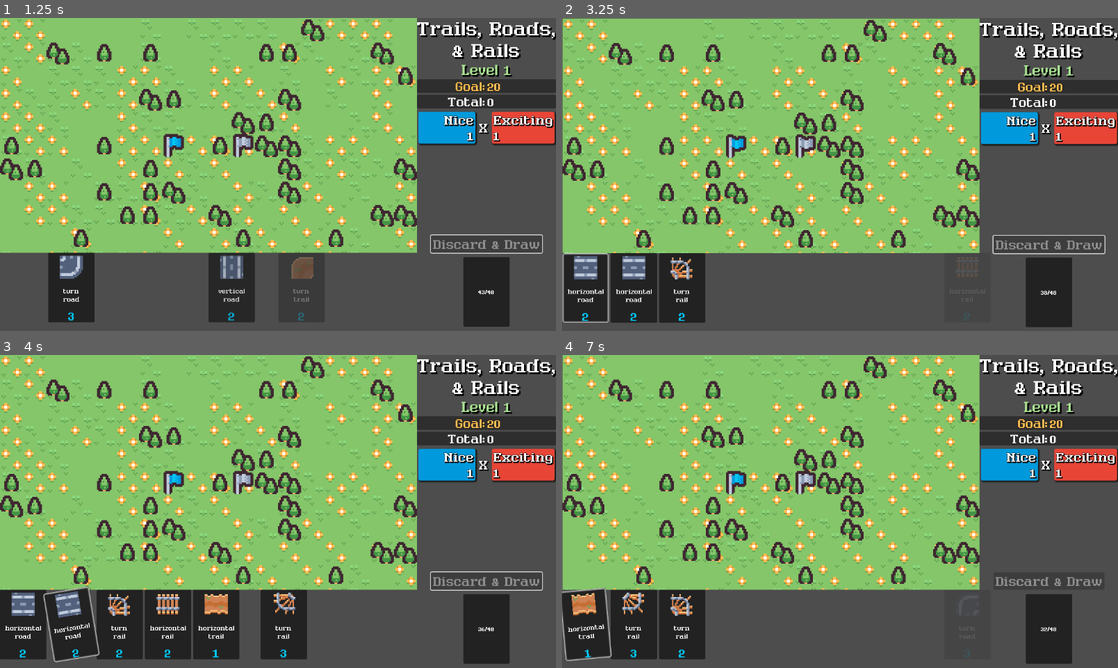
Above: before the commit, frames 1-4 (two rows, left to right).
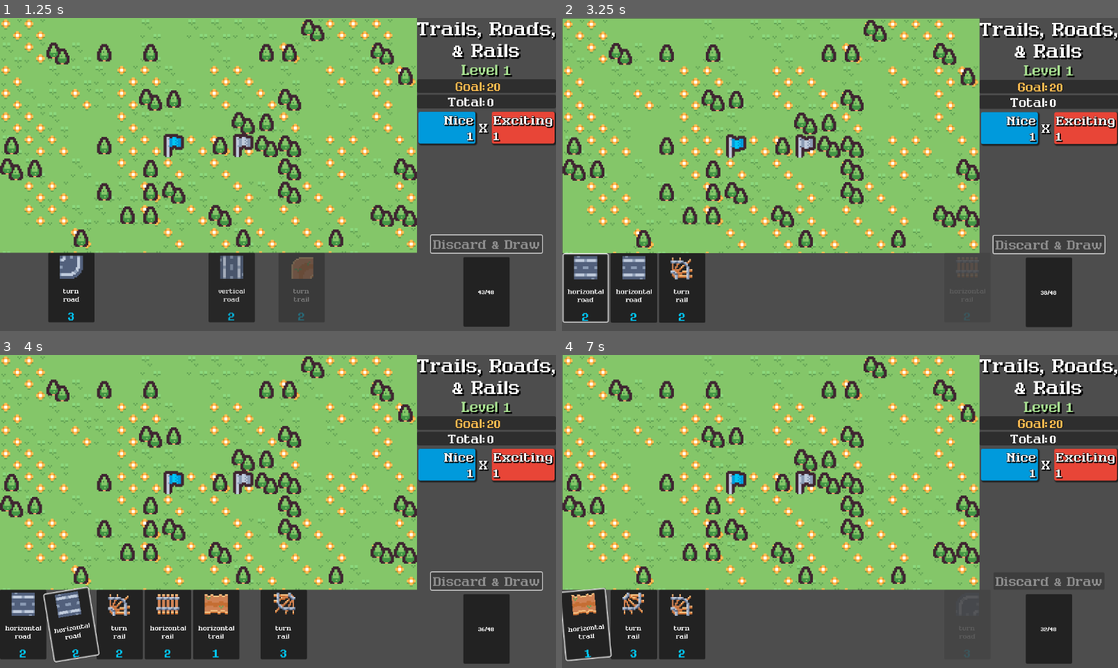
Above: after the commit, the same moments.

Repository: nuzcraft/trails-roads-rails
Game: Godot game, scene res://scenes/main.tscn
Same seed, same stepped clock (60 frames per second), same inputs: the game is played once before the commit and once after it.
Inputs (mouse positions are in pixels of both pictures, inside the frame that each line leads up to):
- Up to frame 1 (1.25 s): click "Discard & Draw" at 0.5 s
- Up to frame 2 (3.25 s): move the mouse to (862, 287) at 1.27 s; click (862, 287) at 1.42 s; move the mouse to (806, 287) at 2.02 s; click (806, 287) at 2.17 s; move the mouse to (584, 287) at 2.77 s; click (584, 287) at 2.92 s
- Up to frame 3 (4 s): move the mouse to (72, 624) at 3.52 s; click (72, 624) at 3.67 s
- Up to frame 4 (7 s): click "Discard & Draw" at 4.25 s; move the mouse to (684, 624) at 5.02 s; click (684, 624) at 5.17 s; move the mouse to (673, 464) at 5.77 s; click (673, 464) at 5.92 s; move the mouse to (584, 624) at 6.52 s; click (584, 624) at 6.67 s

Frame 1 is identical in both runs. In frame 2, less than 0.1% of the frame differs, in the area x 0-9%, y 75-98%; in frame 3, 0.1%, in the area x 7-18%, y 74-99%; in frame 4, less than 0.1%.

Commit message:
working on deck edit menu, adding selectable state to card

Diff:
--- a/scenes/card/card.gd
+++ b/scenes/card/card.gd
@@ -21,7 +21,8 @@
 enum STATE {
 	STATIC,
 	FOLLOWING,
-	FROZEN
+	FROZEN,
+	SELECTABLE
 }
 
 var current_state: int =  STATE.STATIC
@@ -57,23 +58,24 @@
 	if combo_score: tooltip_text += "\nCombo Modifier = %d" % combo_score
 
 func _on_gui_input(event: InputEvent) -> void:
-	if event is InputEventMouseButton and event.pressed:
-		match event.button_index:
-			MOUSE_BUTTON_LEFT:
-				SoundPlayer.play_sound(SoundPlayer.MOUSECLICK_1)
-				switch_state(STATE.FOLLOWING)
-			MOUSE_BUTTON_RIGHT:
-				SoundPlayer.play_sound(SoundPlayer.MOUSERELEASE_1)
-				switch_state_to_static(true)
-		wiggle()
-	elif event is InputEventMouseButton and not event.pressed:
-		match event.button_index:
-			MOUSE_BUTTON_LEFT:
-				if current_state == STATE.FOLLOWING:
-					card_dropped.emit(self, atlas_pos)
-					switch_state(STATE.FROZEN)
-				#switch_state(STATE.STATIC)
-			#_: SoundPlayer.play_sound(SoundPlayer.MOUSERELEASE_1)
+	if not current_state == STATE.SELECTABLE:
+		if event is InputEventMouseButton and event.pressed:
+			match event.button_index:
+				MOUSE_BUTTON_LEFT:
+					SoundPlayer.play_sound(SoundPlayer.MOUSECLICK_1)
+					switch_state(STATE.FOLLOWING)
+				MOUSE_BUTTON_RIGHT:
+					SoundPlayer.play_sound(SoundPlayer.MOUSERELEASE_1)
+					switch_state_to_static(true)
+			wiggle()
+		elif event is InputEventMouseButton and not event.pressed:
+			match event.button_index:
+				MOUSE_BUTTON_LEFT:
+					if current_state == STATE.FOLLOWING:
+						card_dropped.emit(self, atlas_pos)
+						switch_state(STATE.FROZEN)
+					#switch_state(STATE.STATIC)
+				#_: SoundPlayer.play_sound(SoundPlayer.MOUSERELEASE_1)
 
 func switch_state(state: int) -> void:
 	match state:
@@ -121,3 +123,10 @@
 	tween.tween_property(self, 'scale', Vector2(1.0, 1.0), 0.1)
 	tween.parallel().tween_property($PanelContainer/BorderPanel, 'visible', false, 0.1)
 	z_index -=1
+
+func select() -> void:
+	SoundPlayer.play_sound(SoundPlayer.CLICK_5)
+	var tween = get_tree().create_tween()
+	tween.set_ease(Tween.EASE_IN_OUT)
+	tween.tween_property(self, 'position', position + Vector2(0, -32), 0.1)
+	tween.parallel().tween_property($PanelContainer/BorderPanel2, 'visible', true, 0.1)
--- a/scenes/card/card.tscn
+++ b/scenes/card/card.tscn
@@ -1,8 +1,21 @@
-[gd_scene load_steps=8 format=3 uid="uid://cxvwx7q4ct2qd"]
+[gd_scene load_steps=9 format=3 uid="uid://cxvwx7q4ct2qd"]
 
 [ext_resource type="Theme" uid="uid://cre4ao7e05vhg" path="res://main.theme" id="1_fq3o7"]
 [ext_resource type="Script" path="res://scenes/card/card.gd" id="1_klpha"]
 [ext_resource type="Texture2D" uid="uid://cg3h6g2bsiy8s" path="res://assets/kenney-tiny-battle/tilemap_packed.png" id="1_rxqnl"]
+
+[sub_resource type="StyleBoxFlat" id="StyleBoxFlat_7lhym"]
+bg_color = Color(0.6, 0.6, 0.6, 0)
+border_width_left = 4
+border_width_top = 4
+border_width_right = 4
+border_width_bottom = 4
+border_color = Color(1, 1, 1, 1)
+border_blend = true
+corner_radius_top_left = 4
+corner_radius_top_right = 4
+corner_radius_bottom_right = 4
+corner_radius_bottom_left = 4
 
 [sub_resource type="StyleBoxFlat" id="StyleBoxFlat_nwm5h"]
 bg_color = Color(0.6, 0.6, 0.6, 0)
@@ -10,6 +23,7 @@
 border_width_top = 4
 border_width_right = 4
 border_width_bottom = 4
+border_color = Color(0.992157, 0.745098, 0.32549, 1)
 border_blend = true
 corner_radius_top_left = 4
 corner_radius_top_right = 4
@@ -54,6 +68,12 @@
 mouse_filter = 1
 
 [node name="BorderPanel" type="Panel" parent="PanelContainer"]
+visible = false
+layout_mode = 2
+mouse_filter = 1
+theme_override_styles/panel = SubResource("StyleBoxFlat_7lhym")
+
+[node name="BorderPanel2" type="Panel" parent="PanelContainer"]
 visible = false
 layout_mode = 2
 mouse_filter = 1
--- /dev/null
+++ b/scenes/deck_edit_menu.gd
@@ -0,0 +1,21 @@
+extends Control
+
+signal next_level
+
+@onready var choose_label: Label = $ChooseLabel
+@onready var tile_grid_container: GridContainer = $TileGridContainer
+
+var num_choices: int = 2
+
+# Called when the node enters the scene tree for the first time.
+func _ready() -> void:
+	pass # Replace with function body.
+
+
+# Called every frame. 'delta' is the elapsed time since the previous frame.
+func _process(delta: float) -> void:
+	choose_label.text = "choose up to\n~ %d ~\ntiles" % num_choices
+
+
+func _on_next_level_button_pressed() -> void:
+	next_level.emit()
--- /dev/null
+++ b/scenes/deck_edit_menu.tscn
@@ -0,0 +1,103 @@
+[gd_scene load_steps=12 format=3 uid="uid://dun3w6hufufbc"]
+
+[ext_resource type="Theme" uid="uid://cre4ao7e05vhg" path="res://main.theme" id="1_eslsl"]
+[ext_resource type="Script" path="res://scenes/deck_edit_menu.gd" id="2_4r51j"]
+[ext_resource type="PackedScene" uid="uid://cwnnd3704tycw" path="res://scenes/card/rail/horiz_rail_card.tscn" id="3_qdv1o"]
+[ext_resource type="PackedScene" uid="uid://qi8um5he2tll" path="res://scenes/card/rail/north_east_rail.tscn" id="4_qhqgs"]
+[ext_resource type="PackedScene" uid="uid://ckj7ou7g4k7c0" path="res://scenes/card/rail/north_west_rail.tscn" id="5_lf4dt"]
+[ext_resource type="PackedScene" uid="uid://b25uyt72xu5w" path="res://scenes/card/rail/south_east_rail.tscn" id="6_r8kxt"]
+[ext_resource type="PackedScene" uid="uid://svihxn2yi65g" path="res://scenes/card/rail/south_west_rail.tscn" id="7_symt0"]
+[ext_resource type="PackedScene" uid="uid://ytcoro7qy30e" path="res://scenes/card/rail/vert_rail_card.tscn" id="8_0wq35"]
+[ext_resource type="PackedScene" uid="uid://w4pte76sb4pr" path="res://scenes/card/road/horiz_road_card.tscn" id="9_c1hoi"]
+[ext_resource type="PackedScene" uid="uid://ch10stw2cex3h" path="res://scenes/card/road/north_east_road.tscn" id="10_0la6n"]
+
+[sub_resource type="LabelSettings" id="LabelSettings_hw160"]
+font_size = 48
+shadow_size = 3
+shadow_color = Color(0, 0, 0, 1)
+shadow_offset = Vector2(3, 3)
+
+[node name="DeckEditMenu" type="Control"]
+layout_mode = 3
+anchors_preset = 15
+anchor_right = 1.0
+anchor_bottom = 1.0
+grow_horizontal = 2
+grow_vertical = 2
+theme = ExtResource("1_eslsl")
+script = ExtResource("2_4r51j")
+
+[node name="ColorRect" type="ColorRect" parent="."]
+layout_mode = 1
+anchors_preset = 15
+anchor_right = 1.0
+anchor_bottom = 1.0
+grow_horizontal = 2
+grow_vertical = 2
+color = Color(0.321569, 0.376471, 0.486275, 1)
+
+[node name="ChooseLabel" type="Label" parent="."]
+layout_mode = 1
+anchors_preset = -1
+anchor_left = 0.5
+anchor_top = 0.15
+anchor_right = 0.5
+anchor_bottom = 0.15
+grow_horizontal = 2
+grow_vertical = 2
+text = "choose up to
+~ 2 ~
+tiles"
+label_settings = SubResource("LabelSettings_hw160")
+horizontal_alignment = 1
+vertical_alignment = 1
+
+[node name="TileGridContainer" type="GridContainer" parent="."]
+layout_mode = 1
+anchors_preset = -1
+anchor_left = 0.5
+anchor_top = 0.55
+anchor_right = 0.5
+anchor_bottom = 0.55
+grow_horizontal = 2
+grow_vertical = 2
+theme_override_constants/h_separation = 32
+theme_override_constants/v_separation = 32
+columns = 4
+
+[node name="HorizRailCard" parent="TileGridContainer" instance=ExtResource("3_qdv1o")]
+layout_mode = 2
+
+[node name="NorthEastRail" parent="TileGridContainer" instance=ExtResource("4_qhqgs")]
+layout_mode = 2
+
+[node name="NorthWestRail" parent="TileGridContainer" instance=ExtResource("5_lf4dt")]
+layout_mode = 2
+
+[node name="SouthEastRail" parent="TileGridContainer" instance=ExtResource("6_r8kxt")]
+layout_mode = 2
+
+[node name="SouthWestRail" parent="TileGridContainer" instance=ExtResource("7_symt0")]
+layout_mode = 2
+
+[node name="VertRailCard" parent="TileGridContainer" instance=ExtResource("8_0wq35")]
+layout_mode = 2
+
+[node name="HorizRoadCard" parent="TileGridContainer" instance=ExtResource("9_c1hoi")]
+layout_mode = 2
+
+[node name="NorthEastRoad" parent="TileGridContainer" instance=ExtResource("10_0la6n")]
+layout_mode = 2
+
+[node name="NextLevelButton" type="Button" parent="."]
+layout_mode = 1
+anchors_preset = -1
+anchor_left = 0.5
+anchor_top = 0.9
+anchor_right = 0.5
+anchor_bottom = 0.9
+grow_horizontal = 2
+grow_vertical = 2
+text = "Next Level"
+
+[connection signal="pressed" from="NextLevelButton" to="." method="_on_next_level_button_pressed"]
--- a/scenes/main.gd
+++ b/scenes/main.gd
@@ -22,6 +22,7 @@
 @onready var high_score_value_label: Label = $Control/PauseEndPanel/VBoxContainer/HBoxContainer/HighScoreValueLabel
 @onready var effect_volume_h_slider: HSlider = $Control/PauseEndPanel/VBoxContainer/EffectVolumeHSlider
 @onready var music_volume_h_slider: HSlider = $Control/PauseEndPanel/VBoxContainer/MusicVolumeHSlider
+@onready var deck_edit_menu: Control = $Control/DeckEditMenu
 
 # card types
 const VERT_ROAD_CARD = preload("res://scenes/card/road/vert_road_card.tscn")
@@ -80,6 +81,8 @@
 # Called when the node enters the scene tree for the first time.
 func _ready() -> void:
 	rng.randomize()
+	deck_edit_menu.next_level.connect(next_level)
+
 	sub_viewport_container.stretch_shrink = 3
 
 	astar = initialize_astar()
@@ -332,7 +335,8 @@
 	if total_score >= score_needed:
 		need_points_label.hide()
 		SoundPlayer.play_sound(SoundPlayer.JINGLES_SAX_10)
-		next_level()
+		await discard_all()
+		deck_edit_menu.show()
 	else:
 		SoundPlayer.play_sound(SoundPlayer.JINGLES_SAX_11)
 		need_points_label.show()
@@ -394,6 +398,7 @@
 
 func next_level() -> void:
 	await discard_all()
+	deck_edit_menu.hide()
 	level += 1
 	score_needed = 20 + 20 * ((level - 1) * 1.5)
 	total_score = 0
--- a/scenes/main.tscn
+++ b/scenes/main.tscn
@@ -1,10 +1,11 @@
-[gd_scene load_steps=18 format=4 uid="uid://c7gdxxf0oydxh"]
+[gd_scene load_steps=19 format=4 uid="uid://c7gdxxf0oydxh"]
 
 [ext_resource type="TileSet" uid="uid://csb8dcao3si8j" path="res://resources/tiny-battle-tileset.tres" id="1_ow657"]
 [ext_resource type="Script" path="res://scenes/main.gd" id="1_ukryv"]
 [ext_resource type="PackedScene" uid="uid://7sblqvhw6rhk" path="res://scenes/grid_cursor.tscn" id="2_7h2p8"]
 [ext_resource type="Theme" uid="uid://cre4ao7e05vhg" path="res://main.theme" id="2_igm71"]
 [ext_resource type="FontFile" uid="uid://cuorltbqog0vh" path="res://assets/somepx-font/RulerGold.ttf" id="5_olkcq"]
+[ext_resource type="PackedScene" uid="uid://dun3w6hufufbc" path="res://scenes/deck_edit_menu.tscn" id="6_iwrts"]
 
 [sub_resource type="LabelSettings" id="LabelSettings_1bfa1"]
 font = ExtResource("5_olkcq")
@@ -132,7 +133,7 @@
 tile_set = ExtResource("1_ow657")
 
 [node name="GridCursor" parent="Control/SubViewportContainer/SubViewport" instance=ExtResource("2_7h2p8")]
-position = Vector2(264, -136)
+position = Vector2(-24, -152)
 
 [node name="SubViewport2" type="SubViewport" parent="Control/SubViewportContainer"]
 transparent_bg = true
@@ -435,6 +436,10 @@
 value = 100.0
 tick_count = 5
 ticks_on_borders = true
+
+[node name="DeckEditMenu" parent="Control" instance=ExtResource("6_iwrts")]
+visible = false
+layout_mode = 1
 
 [connection signal="mouse_entered" from="Control/VBoxContainer/VBoxContainer/DiscardDrawButton" to="." method="_on_discard_draw_button_mouse_entered"]
 [connection signal="pressed" from="Control/VBoxContainer/VBoxContainer/DiscardDrawButton" to="." method="_on_discard_draw_button_pressed"]
